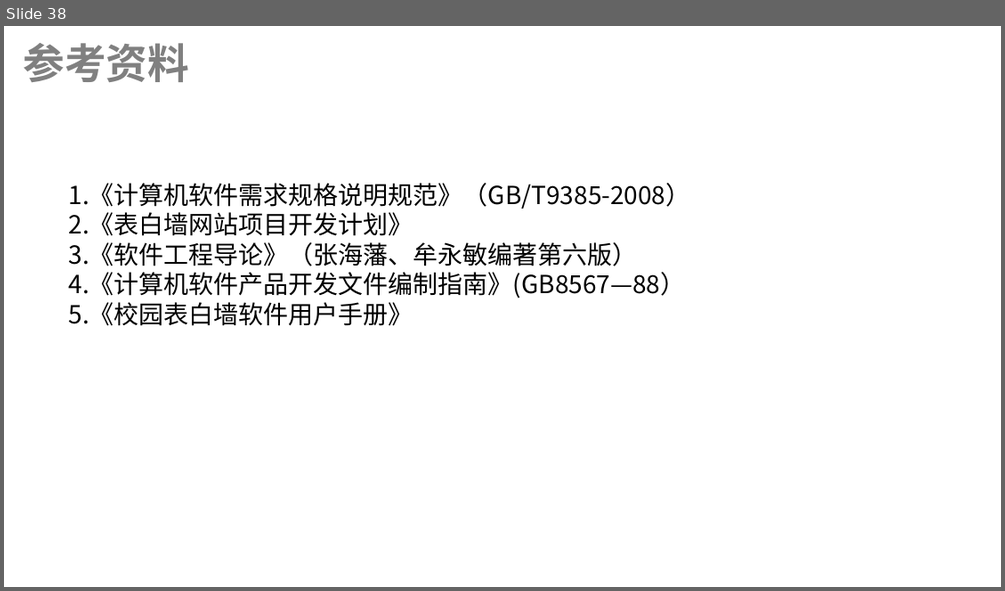
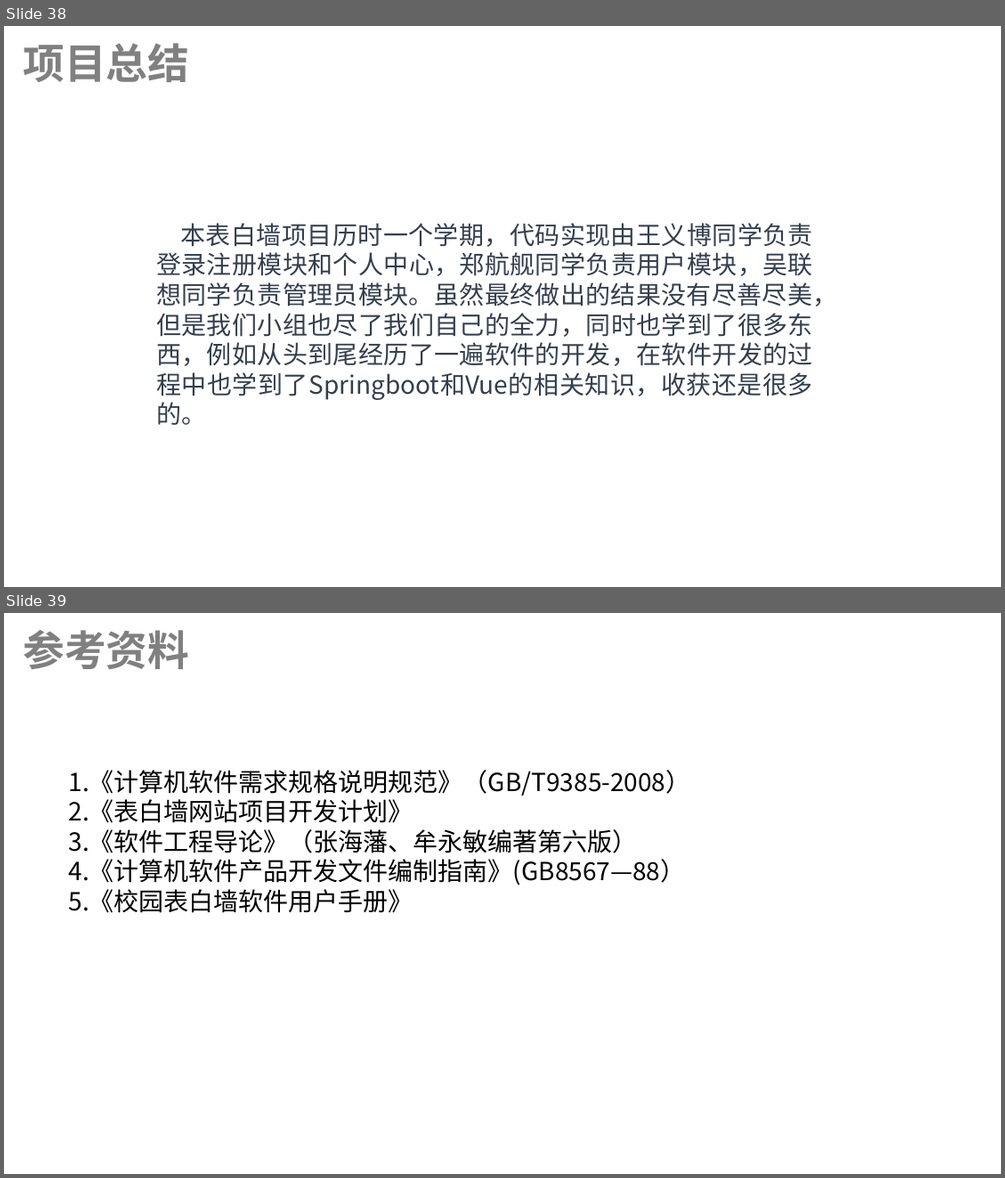
Before and after one commit to lenovo-wu/G11ZUCC, a slide deck: 代码实现.pptx. Shown one above the other, each under a label of ours: slide 38 before the commit, slides 38 and 39 after it. The pictures are 1005x591 and 1005x1178 pixels, drawn with LibreOffice and Linux fonts; fonts in the diff are those of the drawing. Boxes give left, top, right and bottom in pixels: in the first picture for what was removed or moved away, otherwise in the second. Text is boxed around its words. In the diff, an @@ line names an element or a change of style, - is before the commit and + after.

```diff
--- a/代码实现.pptx
+++ b/代码实现.pptx
@@ slide 38 added at <box>4,26,1001,587</box>, background #FFFFFF @@
@@ text added at <box>24,43,190,82</box>, 40 pt, text #808080, bold @@
+项目总结
@@ text added at <box>156,223,838,425</box>, 24 pt, text #333F50 @@
+本表白墙项目历时一个学期，代码实现由王义博同学负责登录注册模块和个人中心，郑航舰同学负责用户模块，吴联想同学负责管理员模块。虽然最终做出的结果没有尽善尽美，但是我们小组也尽了我们自己的全力，同时也学到了很多东西，例如从头到尾经历了一遍软件的开发，在软件开发的过程中也学到了Springboot和Vue的相关知识，收获还是很多的。
@@ what was slide 38 is now slide 39 @@
```
